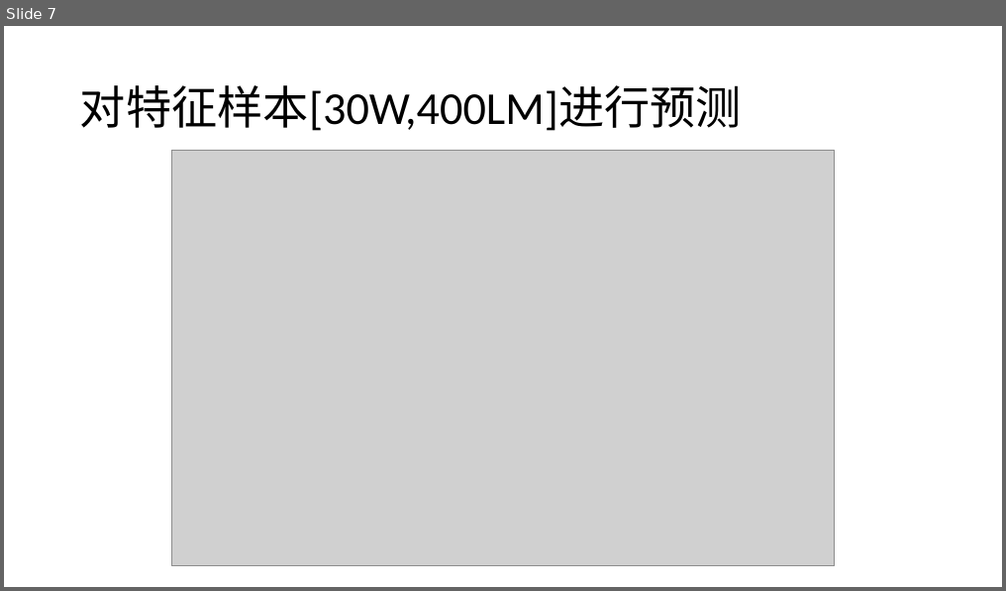
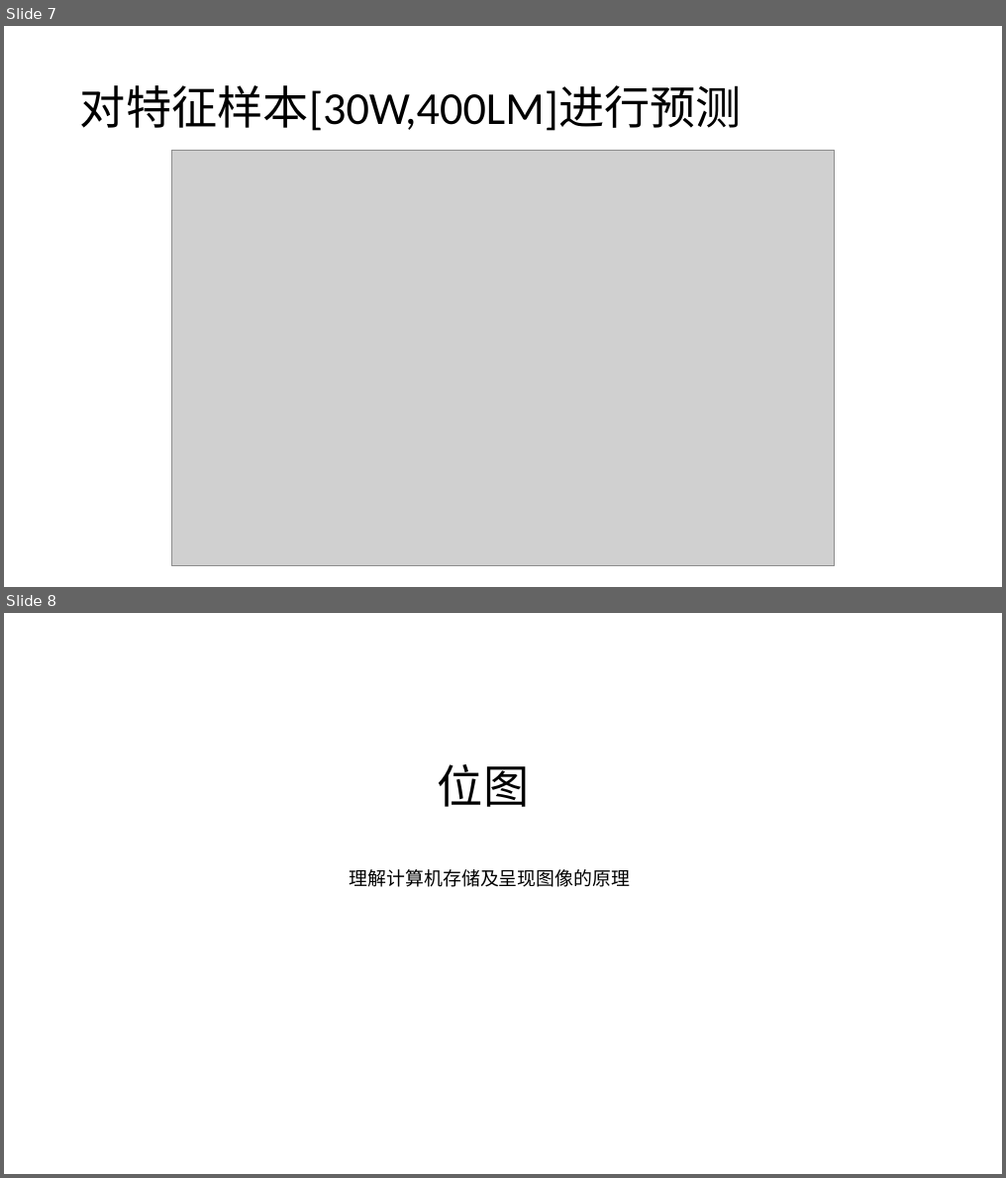
Before and after one commit to plter/HandwriteRecognizerCourse, a slide deck: 机器学习之手写识别.pptx. Shown one above the other, each under a label of ours: slide 7 before the commit, slides 7 and 8 after it. The pictures are 1006x591 and 1006x1178 pixels, drawn with LibreOffice and Linux fonts; fonts in the diff are those of the drawing; grey boxes stand for pictures. Boxes give left, top, right and bottom in pixels: in the first picture for what was removed or moved away, otherwise in the second. Text is boxed around its words. In the diff, an @@ line names an element or a change of style, - is before the commit and + after.

```diff
--- a/机器学习之手写识别.pptx
+++ b/机器学习之手写识别.pptx
@@ slide 8 added at <box>4,613,1002,1174</box>, background #FFFFFF @@
@@ title added at <box>438,764,529,807</box>, 44 pt, text #000000 @@
+位图
@@ text added at <box>350,869,630,887</box>, 18 pt, text #000000 @@
+理解计算机存储及呈现图像的原理
```
Also in this commit, not shown: 9 other slides added, 9 other files.
